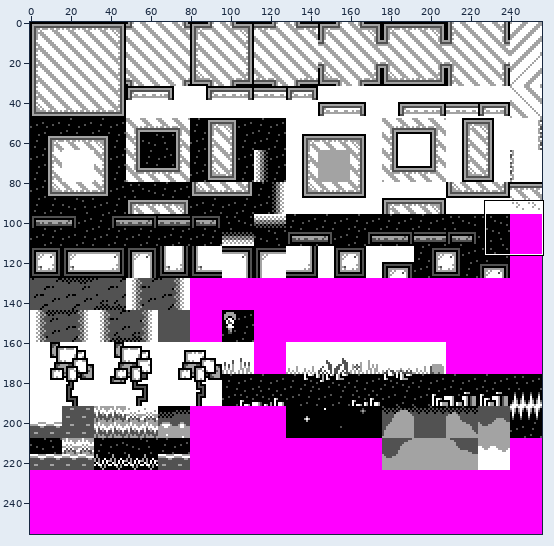
Two states of a sprite sheet, data/blocks.def.png. Above, an overview of the earlier version with the close-up marked.
Close-up. Earlier state:
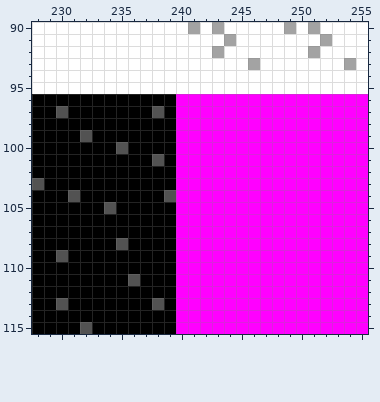
The file is 256x256 pixels. Shown: x 228..255, y 90..115.
After:
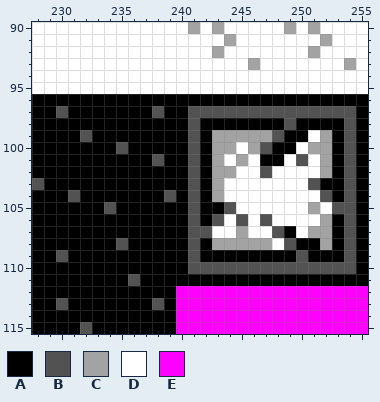
Palette (. is transparent): A #000000  B #525252  C #a3a3a3  D #ffffff  E #ff00ff
The exact change:
The edit turns colour E into colour A in row 96 at x 240 to 255; in row 97 at x 240 and 255; in row 98 at x 240, 242 to 248, 250 to 253 and 255; in row 99 at x 240, 242, 249 to 250, 253 and 255; in row 100 at x 240, 242, 248 to 249, 253 and 255; in row 101 at x 240, 242, 247 to 248, 253 and 255.
The edit turns colour E into colour A in row 102 at x 240, 242, 253 and 255; in row 103 at x 240, 242, 252 to 253 and 255; in row 104 at x 240, 242, 253 and 255; in row 105 at x 240, 242 to 243 and 255; in row 106 at x 240, 242, 253 and 255; in row 107 at x 240, 249, 253 and 255.
The edit turns colour E into colour A in row 108 at x 240, 242, 250 to 251, 253 and 255; in row 109 at x 240, 242 to 249, 251 to 253 and 255; in row 110 at x 240 and 255; in row 111 at x 240 to 255.
The edit turns colour E into colour B in row 97 at x 241 to 254; in row 98 at x 241, 249 and 254; in row 99 at x 241, 248 and 254; in row 100 at x 241, 247 and 254; in row 101 at x 241, 250 and 254; in row 102 at x 241, 247 and 254.
The edit turns colour E into colour B in row 103 at x 241, 251 and 254; in row 104 at x 241, 252 and 254; in row 105 at x 241, 244 and 253 to 254; in row 106 at x 241, 243, 245, 247 and 254; in row 107 at x 241 to 242, 248 and 254; in row 108 at x 241, 249 and 254.
The edit turns colour E into colour B in row 109 at x 241, 250 and 254; in row 110 at x 241 to 254.
The edit turns colour E into colour C in row 99 at x 243 to 247 and 252; in row 100 at x 243 to 244, 246 and 251 to 252; in row 101 at x 243, 245 and 252; in row 102 at x 243 to 244 and 252; in rows 103 to 104 at x 243; in row 105 at x 251.
The edit turns colour E into colour C in row 106 at x 252; in row 107 at x 245 and 251 to 252; in row 108 at x 243 to 247 and 252.
The edit turns colour E into colour D in row 99 at x 251; in row 100 at x 245 and 250; in row 101 at x 244, 246, 249 and 251; in row 102 at x 245 to 246 and 248 to 251; in row 103 at x 244 to 250; in row 104 at x 244 to 251.
The edit turns colour E into colour D in row 105 at x 245 to 250 and 252; in row 106 at x 244, 246 and 248 to 251; in row 107 at x 243 to 244, 246 to 247 and 250; in row 108 at x 248.
Changed places in both close-ups, as pixel boxes (x1, y1, x2, y2):
changed: (176, 94, 368, 286)
